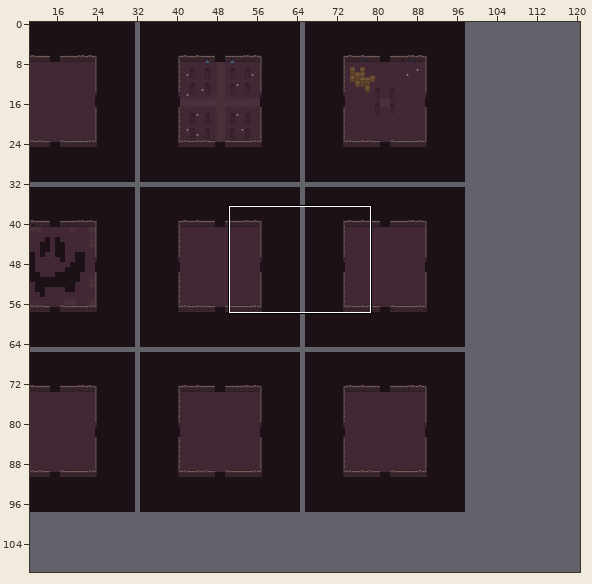
Tiled map -- Assets/TileMap/basic_square_frame.tmx. The picture above shows the old version from afar; the outline marks the close-up.
Close-up. Old version:
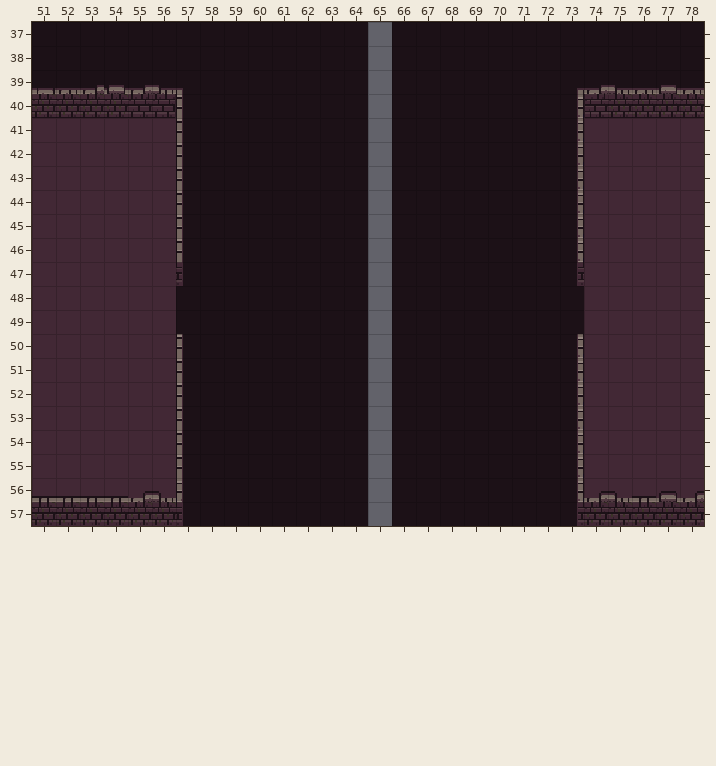
Cells are 16x16 px. Shown: x 51..78, y 37..57. The commit also changed other parts of the map, which this record leaves out.
After:
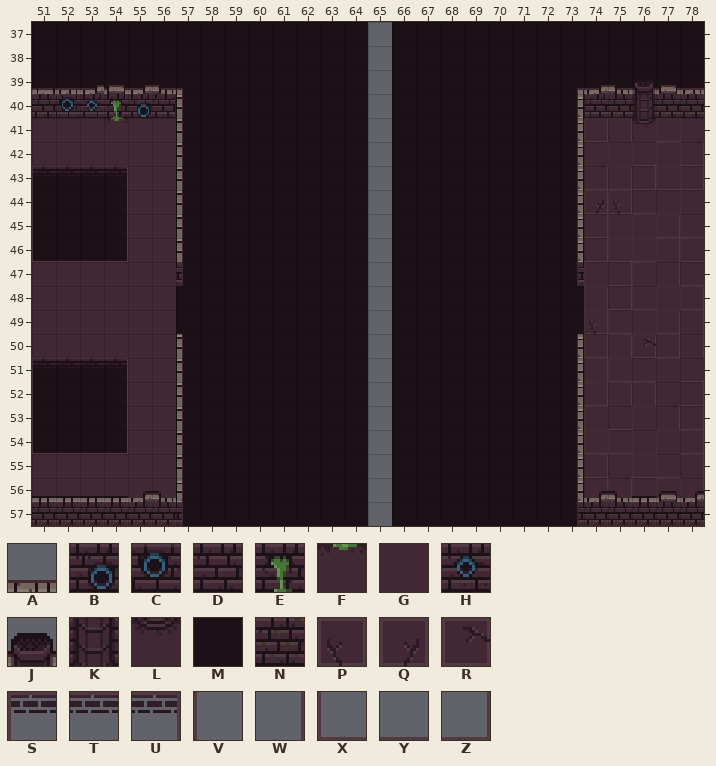
Key: from "dungeon_set_1": A 1, B 3, C 4, D 17, E 19, F 35, G 50, H 53, J 54, K 70, L 87, M 100; from "dungeon_set_3": N 17, P 92, Q 92 flipped left-right, R 92 flipped on the diagonal, S 101, T 102, U 103, V 117, W 119, X 133, Y 134, Z 135.
_ is an empty cell, . an unchanged one.
Diff:
--- layer "floor"
@@ x 54..76 @@
-41 G.....................G
+41 F.....................L
@@ x 51..75 @@
-43 GGGG.....................
-44 GGGG...................GG
-45 GGGG.....................
-46 GGGG.....................
+43 MMMM.....................
+44 MMMM...................QP
+45 MMMM.....................
+46 MMMM.....................
@@ x 51..76 @@
-49 .......................G..
-50 .........................G
-51 GGGG......................
-52 GGGG......................
-53 GGGG......................
-54 GGGG......................
+49 .......................P..
+50 .........................R
+51 MMMM......................
+52 MMMM......................
+53 MMMM......................
+54 MMMM......................
--- layer "walls"
@@ x 52..76 @@
-40 NNND....................N
+40 CHEB....................K
@@ x 51..54 @@
-43 ____
-44 _.._
-45 _.._
-46 ____
+43 STTU
+44 V..W
+45 V..W
+46 XYYZ
@@ x 51..54 @@
-51 ____
-52 _.._
-53 _.._
-54 ____
+51 STTU
+52 V..W
+53 V..W
+54 XYYZ
--- layer "roof"
@@ x 76..76 @@
-39 A
+39 J
Pixel boxes of the changes (left, top, right, bottom) in both close-ups:
changed: (632, 80, 656, 127)
changed: (56, 94, 151, 124)
changed: (32, 166, 128, 262)
changed: (584, 190, 632, 214)
changed: (584, 310, 608, 334)
changed: (632, 334, 656, 358)
changed: (32, 358, 128, 454)
